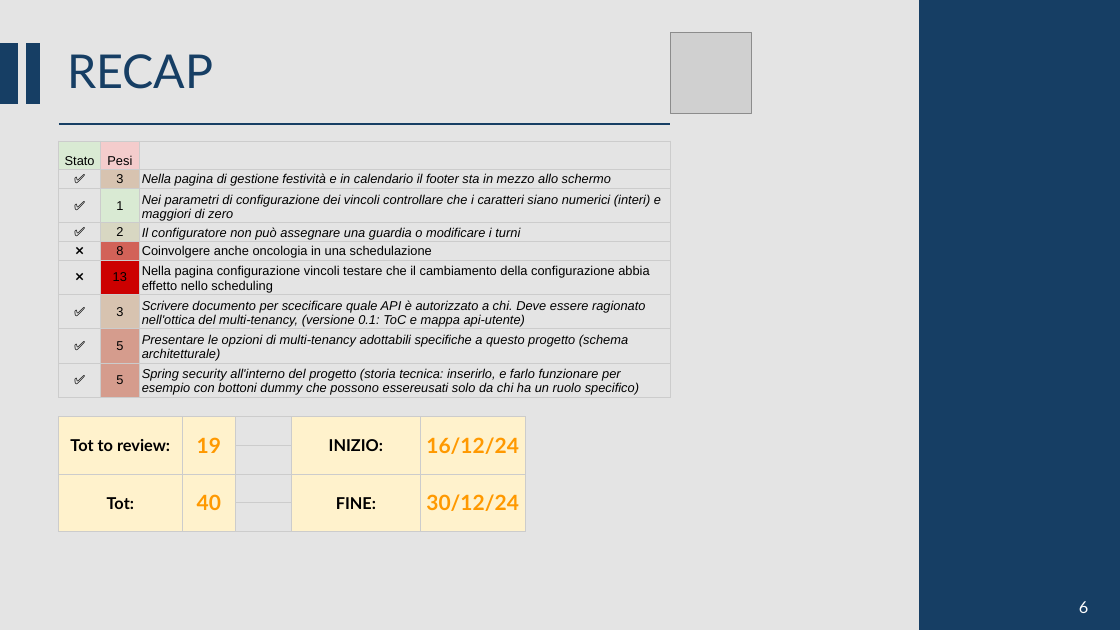
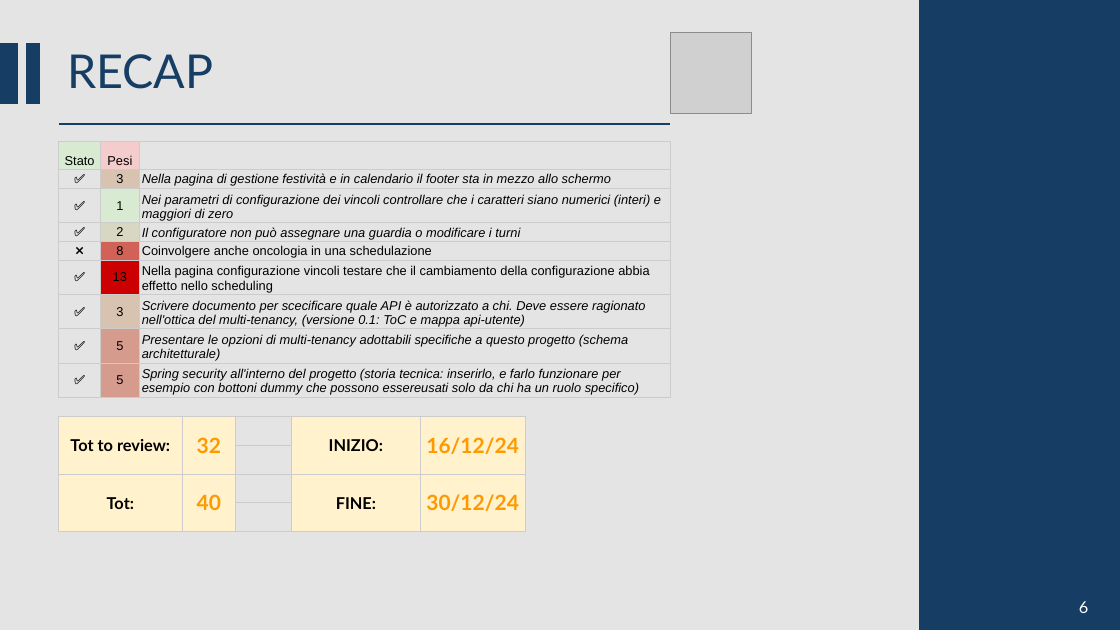
Before and after one commit to CSW-Teams/MS3-docs, a slide deck: slide 17 of ShiftsHappen/Sprint 1/CSW Sprint 1.pptm (slide 16 before the commit). Drawn at 1120x630 pixels with LibreOffice and Linux fonts; fonts in the diff are those of the drawing; grey boxes stand for pictures. Boxes give left, top, right and bottom in pixels: in the first picture for what was removed or moved away, otherwise in the second. Text is boxed around its words. In the diff, an @@ line names an element or a change of style, - is before the commit and + after.

```diff
--- a/ShiftsHappen/Sprint 1/CSW Sprint 1.pptm
+++ b/ShiftsHappen/Sprint 1/CSW Sprint 1.pptm
@@ table at (59, 141, 670, 399) @@
-row 6, column 1: ❌
+row 6, column 1: ✅
@@ table at (59, 417, 526, 532) @@
-row 1, column 2: 19
+row 1, column 2: 32
```
Also in this commit, not shown: 9 other slides changed, 1 slide added.
